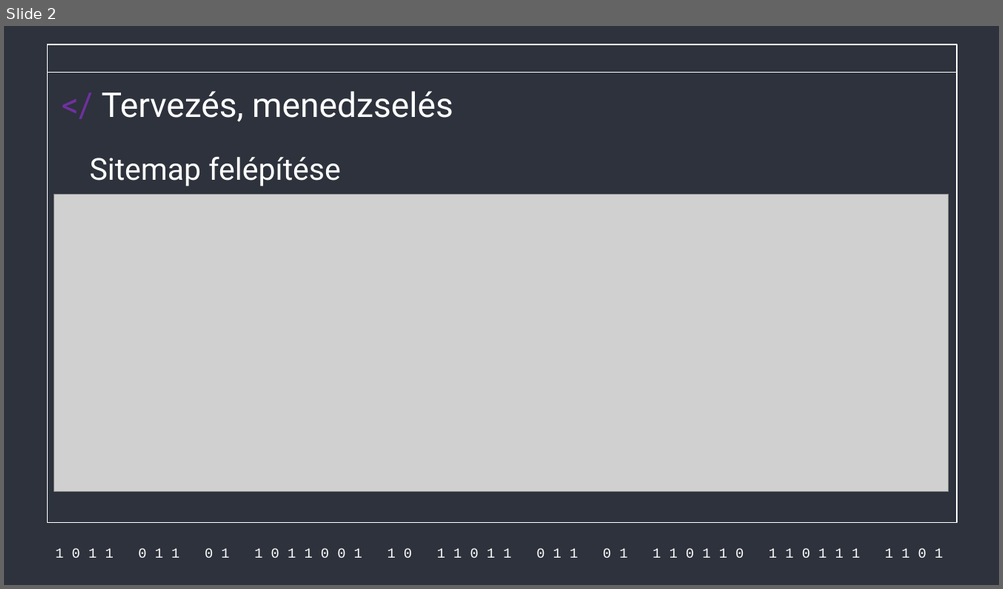
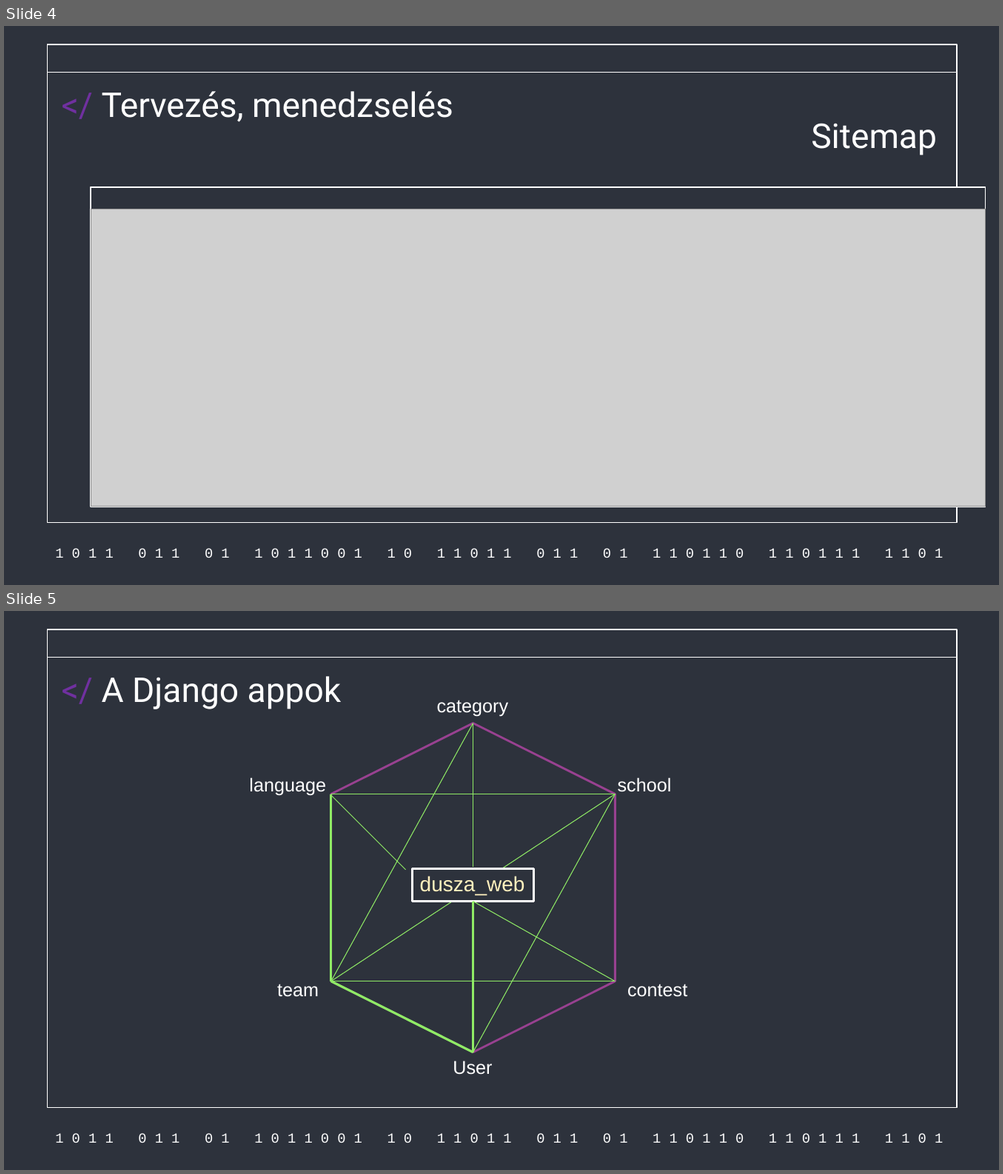
Before and after one commit to Acsilaa/dusza2024-25, a slide deck: gál része.pptx. Shown one above the other, each under a label of ours: slide 2 before the commit, slides 4 and 5 after it. The pictures are 1003x589 and 1003x1174 pixels, drawn with LibreOffice and Linux fonts; fonts in the diff are those of the drawing; grey boxes stand for pictures. Boxes give left, top, right and bottom in pixels: in the first picture for what was removed or moved away, otherwise in the second. Text is boxed around its words. In the diff, an @@ line names an element or a change of style, - is before the commit and + after.

```diff
--- a/gál része.pptx
+++ b/gál része.pptx
@@ slide 5 added at [4, 611, 999, 1170], background #2D323C; not listed: 3 template elements that a slide beside it also shows @@
@@ title added at [102, 676, 341, 709], 33 pt, text #FFFFFF @@
+</ A Django appok
@@ text added at [437, 700, 509, 717], 18 pt, text #FFFFFF @@
+category
@@ hexagon added at [331, 723, 615, 1053], fill #2D323C, outline #984190 2 pt @@
@@ line added from (473, 723) to (331, 982), #90EC65 0.75 pt @@
@@ line added from (473, 723) to (473, 868), #90EC65 0.75 pt @@
@@ text added at [249, 777, 326, 795], 18 pt, text #FFFFFF @@
+language
@@ text added at [617, 777, 671, 792], 18 pt, text #FFFFFF @@
+school
@@ line added from (615, 795) to (331, 982), #90EC65 0.75 pt @@
@@ line added from (615, 795) to (331, 795), #90EC65 0.75 pt @@
@@ line added from (331, 795) to (405, 870), #90EC65 0.75 pt @@
@@ line added from (331, 795) to (331, 982), #90EC65 2.25 pt @@
@@ line added from (615, 795) to (473, 1053), #90EC65 0.75 pt @@
@@ rectangle added at [412, 869, 533, 902], fill #2D323C, outline #FFFFFF 2 pt @@
@@ text added at [420, 876, 525, 895], 20 pt, text #FFF1BE @@
+dusza_web
@@ line added from (615, 982) to (473, 901), #90EC65 0.75 pt @@
@@ line added from (473, 901) to (473, 1053), #90EC65 2.25 pt @@
@@ text added at [277, 984, 318, 997], 18 pt, text #FFFFFF @@
+team
@@ line added from (331, 982) to (615, 982), #90EC65 0.75 pt @@
@@ line added from (331, 982) to (473, 1053), #90EC65 2.25 pt @@
@@ text added at [627, 984, 687, 997], 18 pt, text #FFFFFF @@
+contest
@@ text added at [452, 1061, 492, 1075], 18 pt, text #FFFFFF @@
+User
@@ what was slide 2 is now slide 4 @@
@@ slide 4 changed as well @@
@@ title "Sitemap" at [811, 123, 936, 156]: vertical alignment bottom to top @@
@@ title at [811, 123, 936, 156]: text changed; size 29.3 to 33 pt @@
-Sitemap felépítése
+Sitemap
@@ rectangle added at [91, 187, 985, 507], fill #2D323C, outline #FFFFFF 1 pt @@
@@ picture: place and size @@
-picture at [54, 194, 948, 491]
+picture at [91, 210, 985, 507]
```
Also in this commit, not shown: 3 other slides changed, 3 other slides added, 3 slides removed.
